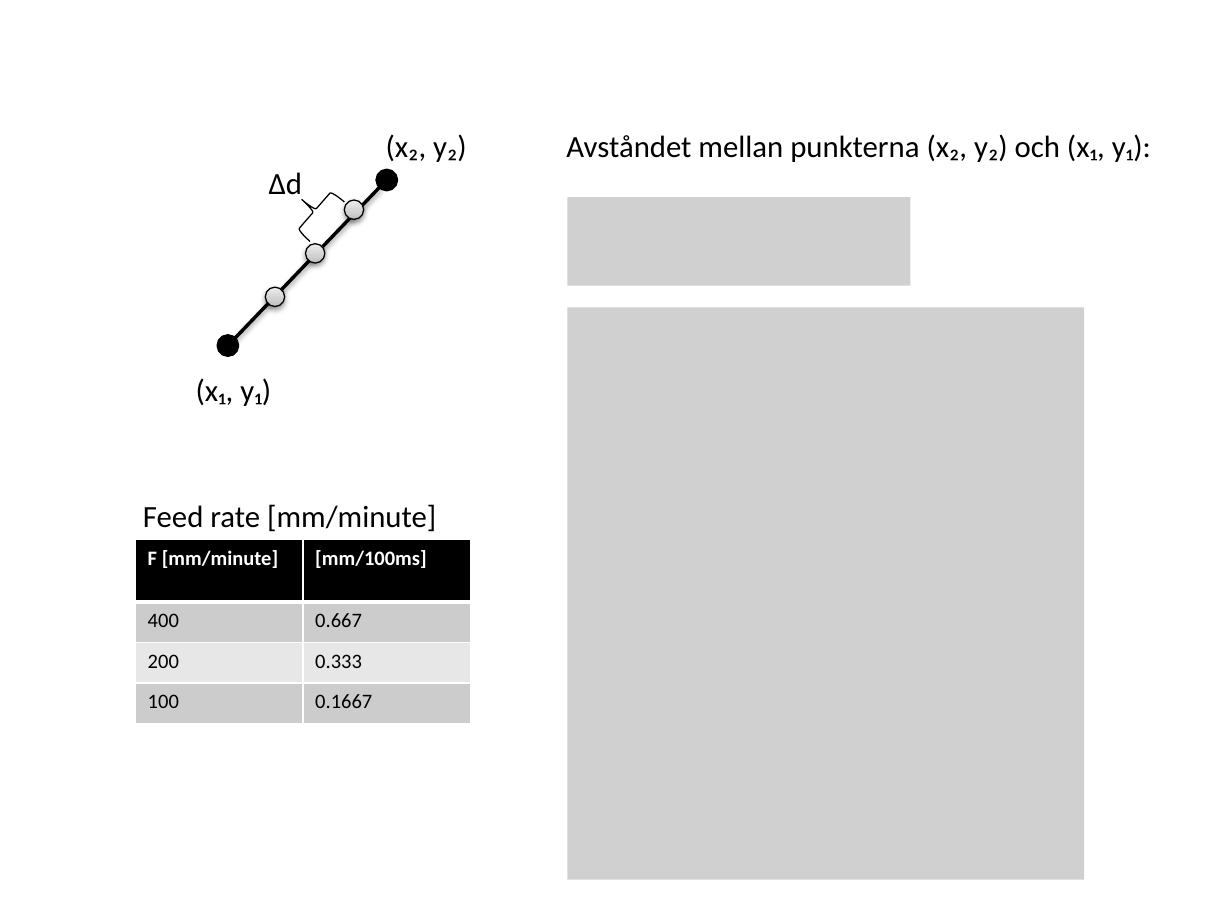
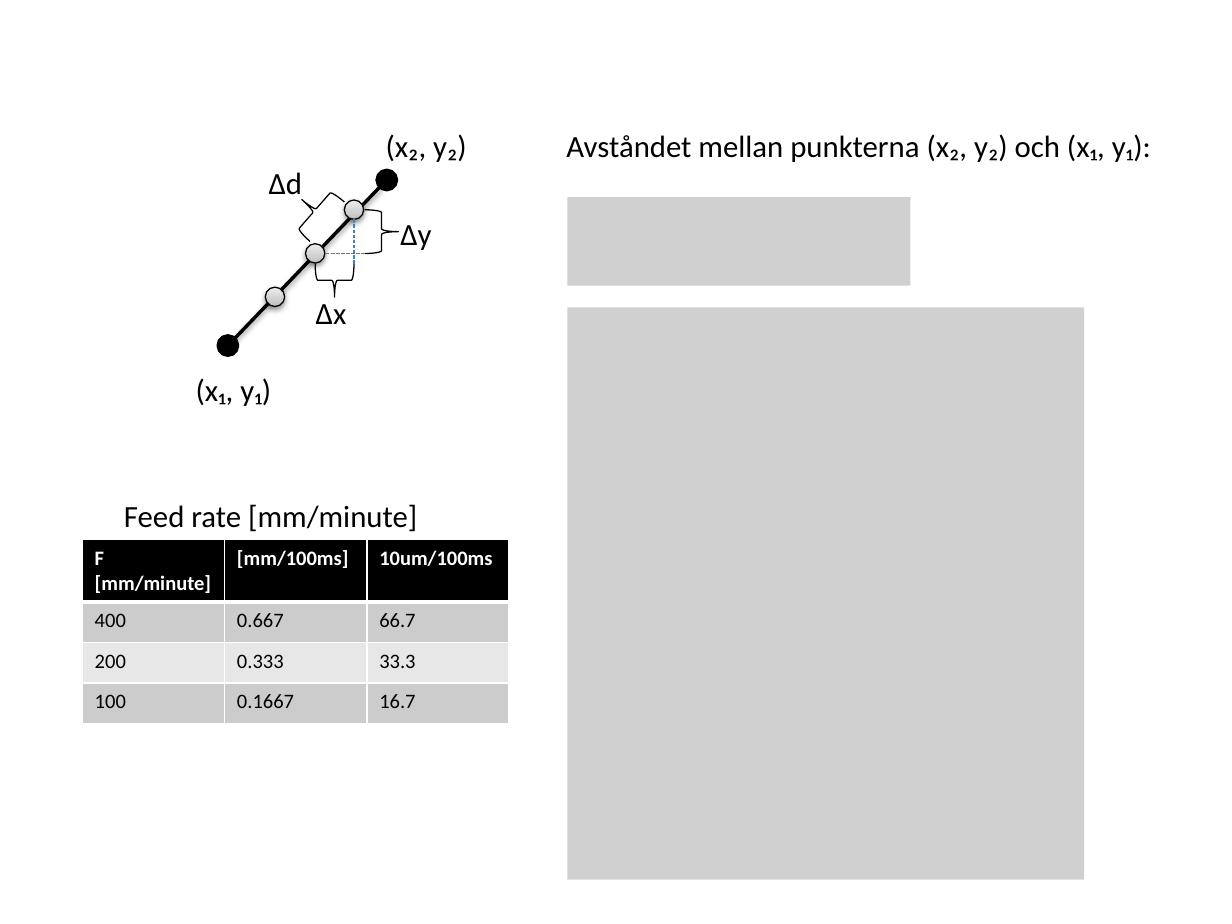
Before and after one commit to johanp1/HackDay, a slide deck: slide 1 of nano_mill/description.pptx. Drawn at 1232x924 pixels with LibreOffice and Linux fonts; fonts in the diff are those of the drawing; grey boxes stand for pictures. Boxes give left, top, right and bottom in pixels: in the first picture for what was removed or moved away, otherwise in the second. Text is boxed around its words. In the diff, an @@ line names an element or a change of style, - is before the commit and + after.

```diff
--- a/nano_mill/description.pptx
+++ b/nano_mill/description.pptx
@@ left brace added at (365,209,398,253), outline #000000 0.75 pt @@
@@ line added from (354, 219) to (354, 264), #4B7EBC 0.75 pt dashed @@
@@ text added at (400,225,431,250), 18 pt, text #000000 @@
+Δy
@@ left brace added at (315,264,354,297), outline #000000 0.75 pt @@
@@ line added from (365, 254) to (325, 254), #4B7EBC 0.75 pt dashed @@
@@ text added at (316,304,347,324), 18 pt, text #000000 @@
+Δx
@@ text "Feed rate [mm/minute]": place and size @@
-text "Feed rate [mm/minute]" at (143,504,436,532)
+text "Feed rate [mm/minute]" at (124,504,417,532)
@@ table at (83,540,508,724) @@
+column 3: 10um/100ms | 66.7 | 33.3 | 16.7
@@ table: place and size @@
-table at (136,540,471,724)
+table at (83,540,508,724)
```
Also in this commit, not shown: 1 slide added, 1 other file.
